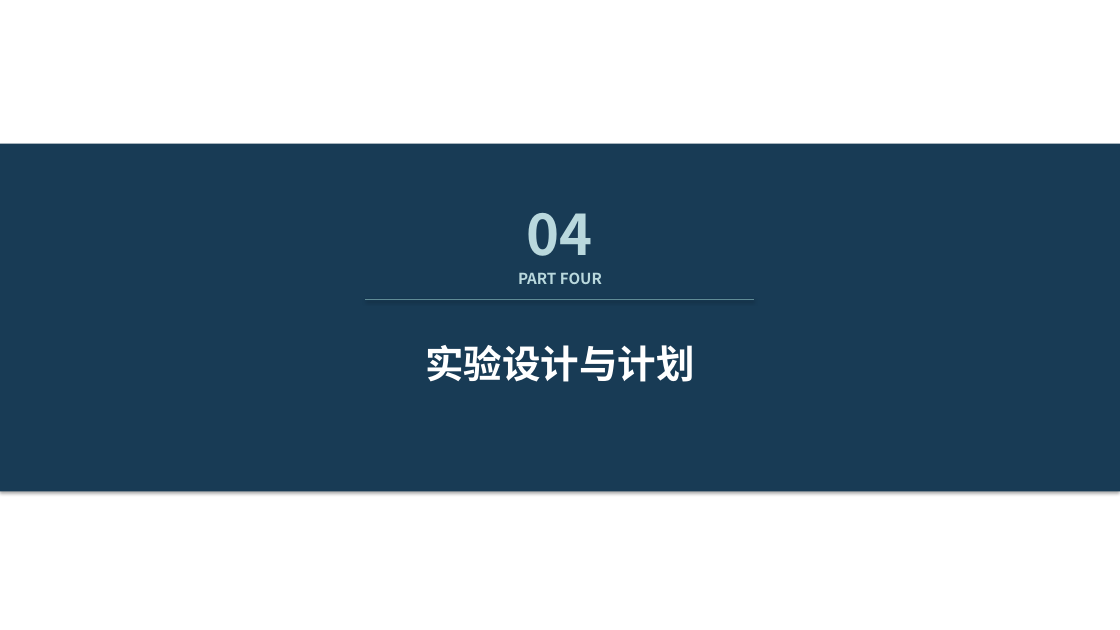
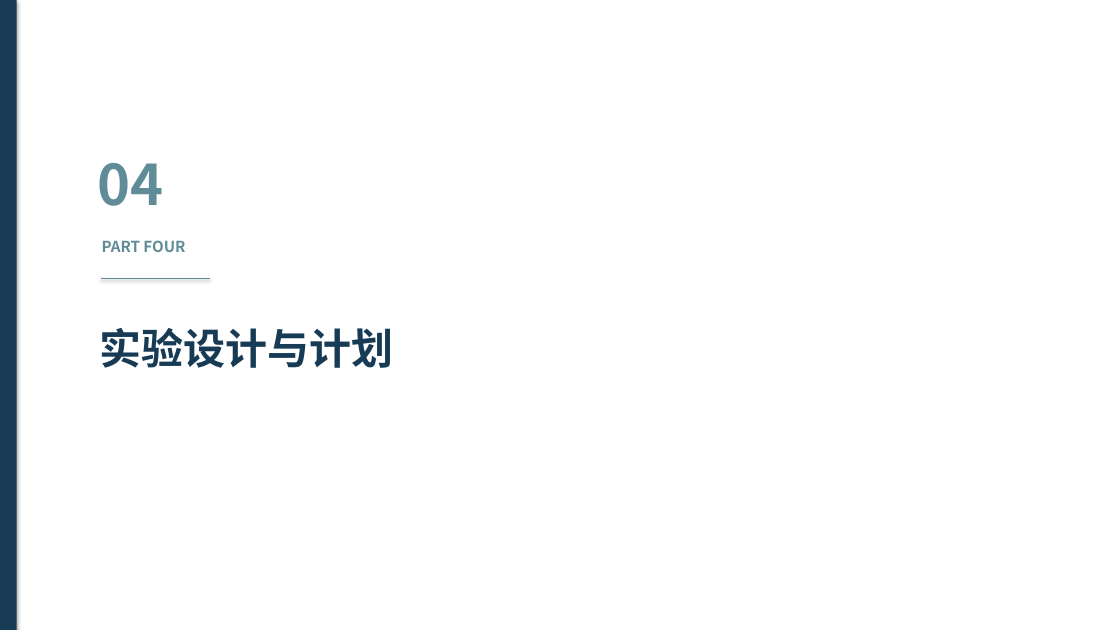
Before and after one commit to wangyi-ui/BONE, a slide deck: slide 14 of presentations/proposal_academic_redesign.pptx. Drawn at 1120x630 pixels with LibreOffice and Linux fonts; fonts in the diff are those of the drawing. Boxes give left, top, right and bottom in pixels: in the first picture for what was removed or moved away, otherwise in the second. Text is boxed around its words. In the diff, an @@ line names an element or a change of style, - is before the commit and + after.

Commit message:
Rework proposal deck layout and add PDF preview

```diff
--- a/presentations/proposal_academic_redesign.pptx
+++ b/presentations/proposal_academic_redesign.pptx
@@ rectangle: place and size @@
-rectangle at bbox=[0, 144, 1120, 492]
+rectangle at bbox=[0, 0, 17, 630]
@@ text "04": place and size @@
-text "04" at bbox=[527, 213, 593, 256]
+text "04" at bbox=[97, 163, 163, 206]
@@ text "04" at bbox=[97, 163, 163, 206]: text colour #B9D8DD to #5F8C96; alignment centre to left @@
@@ text "PART FOUR" at bbox=[102, 240, 185, 252]: text colour #B9D8DD to #5F8C96; alignment centre to left @@
@@ text "PART FOUR": place and size @@
-text "PART FOUR" at bbox=[518, 272, 602, 284]
+text "PART FOUR" at bbox=[102, 240, 185, 252]
@@ line moved from (365, 300) - (755, 300) to (101, 279) - (210, 279) @@
@@ text "实验设计与计划": place and size @@
-text "实验设计与计划" at bbox=[425, 345, 694, 382]
+text "实验设计与计划" at bbox=[100, 328, 394, 368]
@@ text "实验设计与计划" at bbox=[100, 328, 394, 368]: size 33 to 36 pt, text colour #FFFFFF to #183B55; alignment centre to left @@
```
Also in this commit, not shown: 18 other slides changed, 1 other file.
